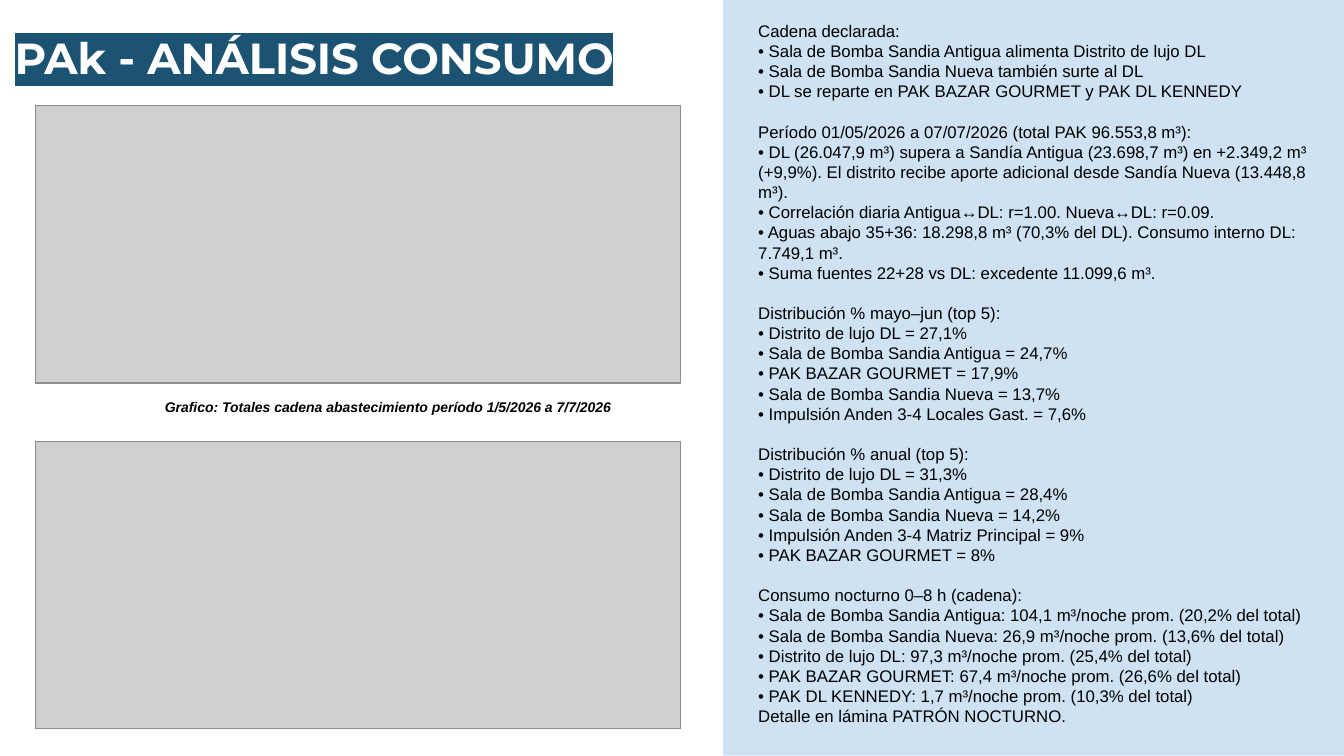
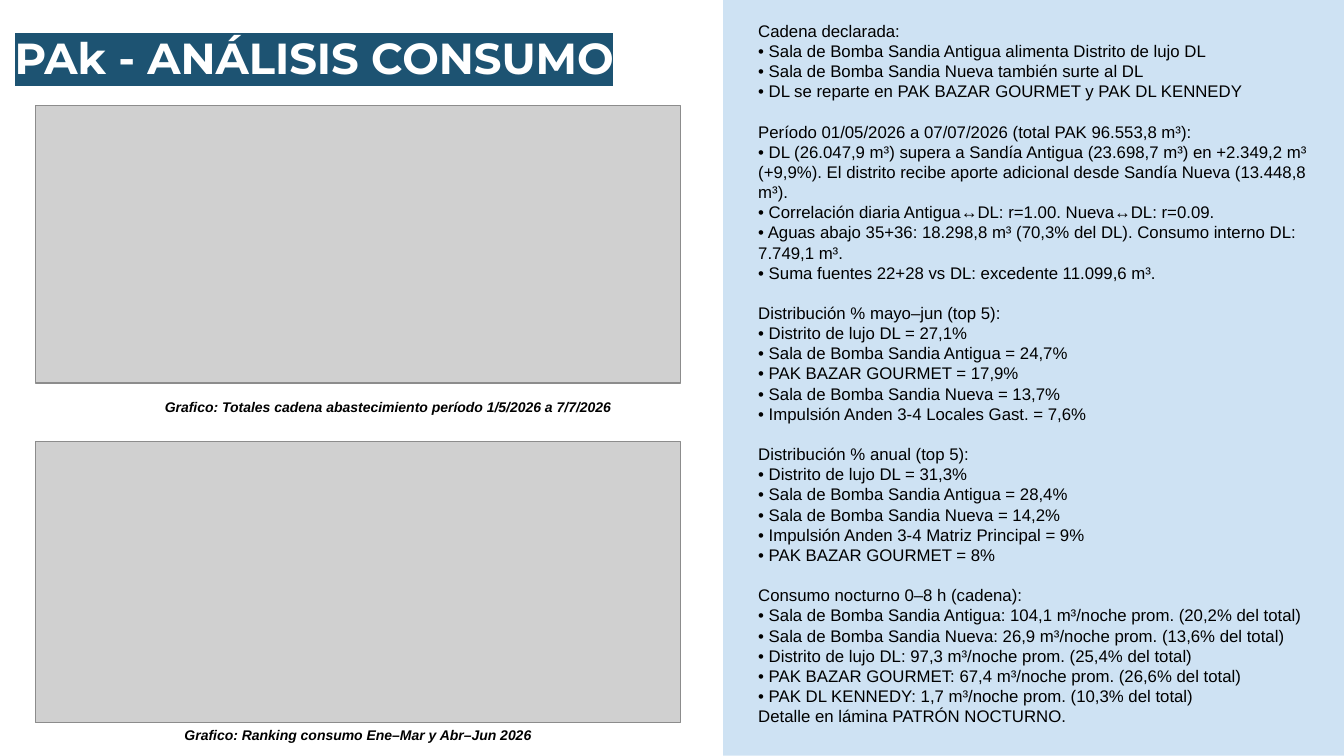
Before and after one commit to anibaloperacionesWes/wes-scripts, a slide deck: slide 26 of reports/Parque_Arauco/TMP_7MALLS/entrega_diego_anibal/Informe WES __ Parque Arauco 7 Malls (16.08.2026).pptx. Drawn at 1344x756 pixels with LibreOffice and Linux fonts; fonts in the diff are those of the drawing; grey boxes stand for pictures. Boxes give left, top, right and bottom in pixels: in the first picture for what was removed or moved away, otherwise in the second. Text is boxed around its words. In the diff, an @@ line names an element or a change of style, - is before the commit and + after.

```diff
--- a/reports/Parque_Arauco/TMP_7MALLS/entrega_diego_anibal/Informe WES __ Parque Arauco 7 Malls (16.08.2026).pptx
+++ b/reports/Parque_Arauco/TMP_7MALLS/entrega_diego_anibal/Informe WES __ Parque Arauco 7 Malls (16.08.2026).pptx
@@ picture resized from (x1=35, y1=442, x2=681, y2=729) to (x1=35, y1=442, x2=681, y2=723) @@
@@ text added at (x1=184, y1=730, x2=531, y2=743), 10 pt, text #000000, bold, italic @@
+Grafico: Ranking consumo Ene–Mar y Abr–Jun 2026
```
Also in this commit, not shown: 18 other slides changed, 4 other files.
